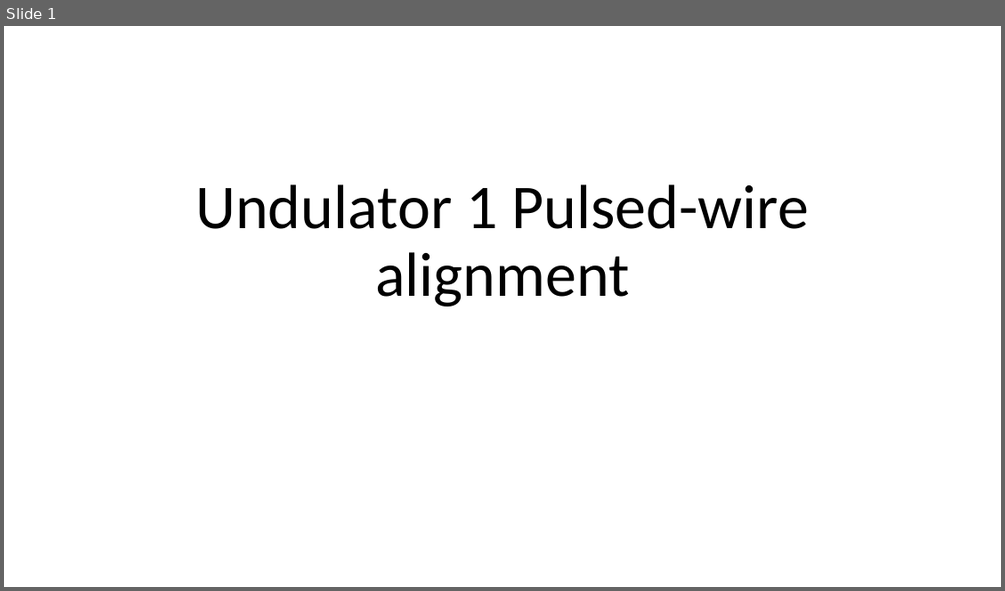
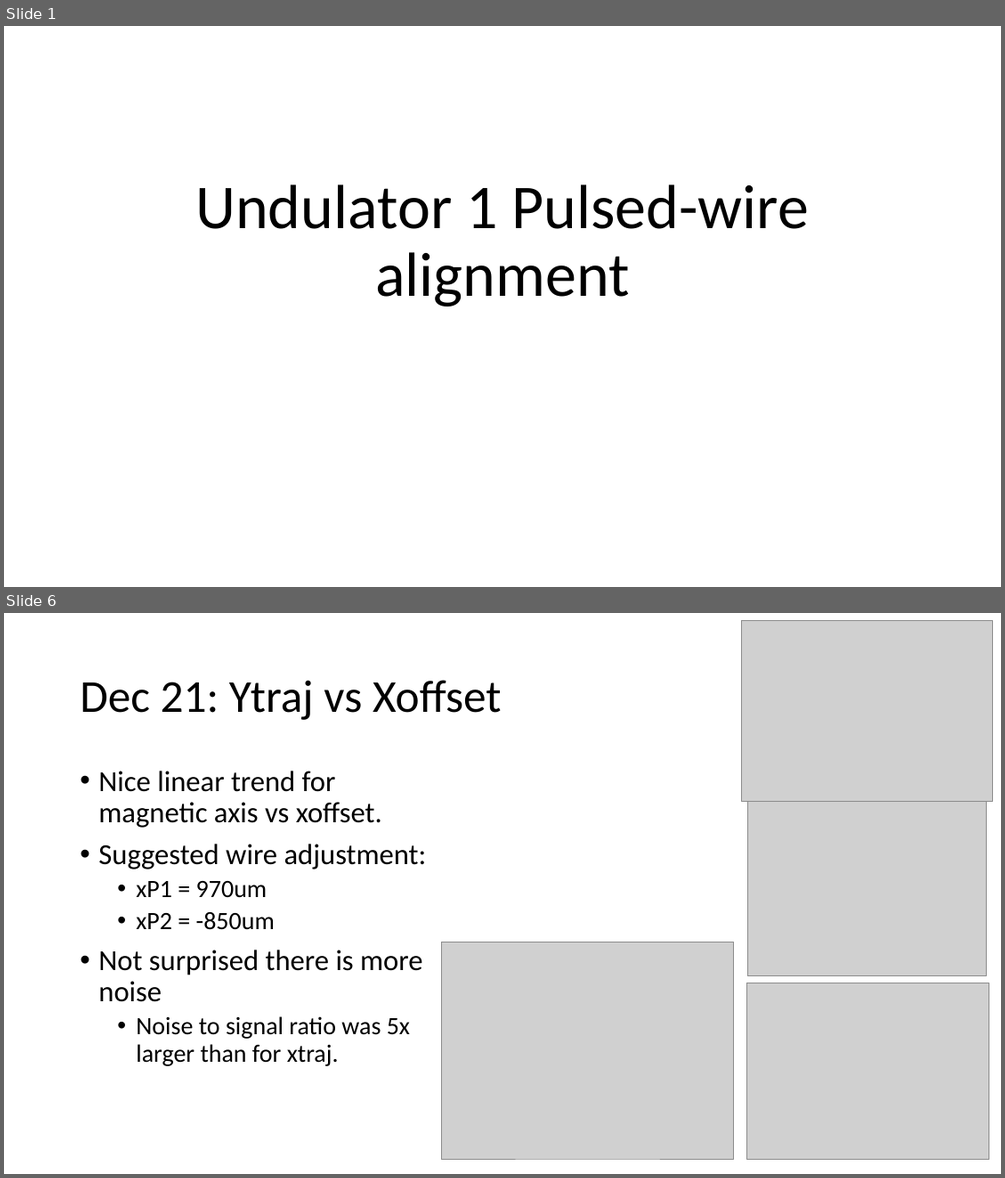
Before and after one commit to afisher000/Pulsed-Wire, a slide deck: Undulator 1 Pulsed-Wire Alignment Dec. 2022.pptx. Shown one above the other, each under a label of ours: slide 1 before the commit, slides 1 and 6 after it; the slides between them are not shown. The pictures are 1005x591 and 1005x1178 pixels, drawn with LibreOffice and Linux fonts; fonts in the diff are those of the drawing; grey boxes stand for pictures. Boxes give left, top, right and bottom in pixels: in the first picture for what was removed or moved away, otherwise in the second. Text is boxed around its words. In the diff, an @@ line names an element or a change of style, - is before the commit and + after.

```diff
--- a/Undulator 1 Pulsed-Wire Alignment Dec. 2022.pptx
+++ b/Undulator 1 Pulsed-Wire Alignment Dec. 2022.pptx
@@ slide 6 added at box(4, 613, 1001, 1174), background #FFFFFF @@
@@ picture added at box(741, 621, 993, 802) @@
@@ title added at box(80, 680, 502, 720), 44 pt, text #000000 @@
+Dec 21: Ytraj vs Xoffset
@@ text added at box(98, 771, 427, 1066), 28 pt, text #000000 @@
+• Nice linear trend for magnetic axis vs xoffset.
+• Suggested wire adjustment:
+  • xP1 = 970um
+  • xP2 = -850um
+• Not surprised there is more noise
+  • Noise to signal ratio was 5x larger than for xtraj.
@@ picture added at box(748, 801, 987, 976) @@
@@ picture added at box(442, 942, 734, 1159) @@
@@ picture added at box(746, 983, 989, 1159) @@
```
Also in this commit, not shown: 1 slide changed, 4 other slides added, 1 slide removed, 3 other files.
